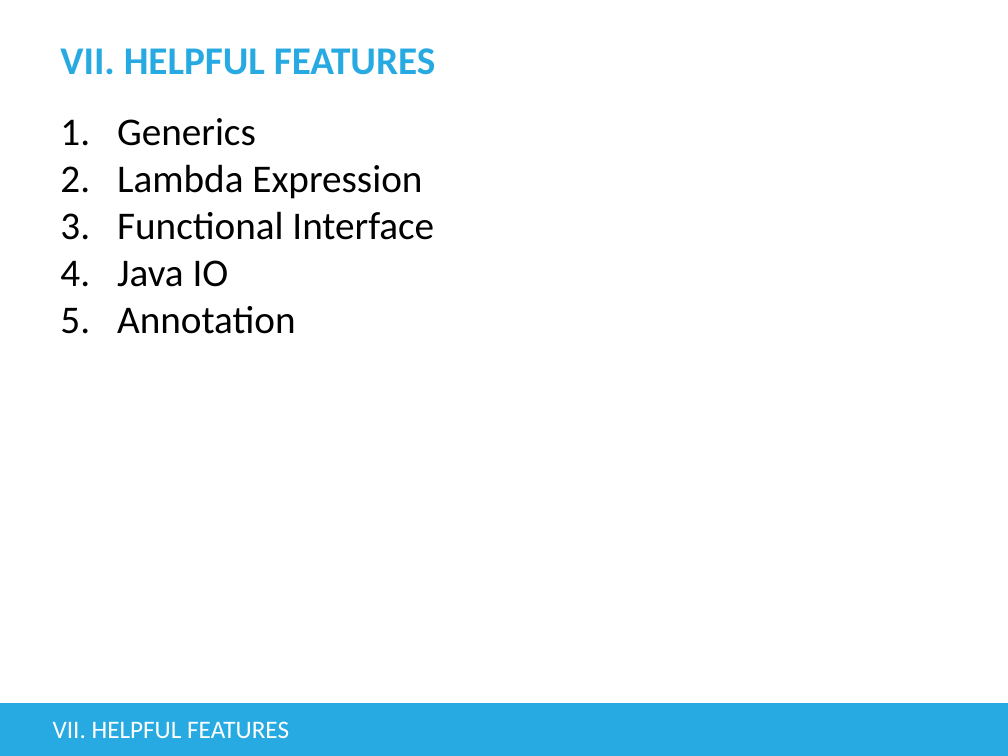
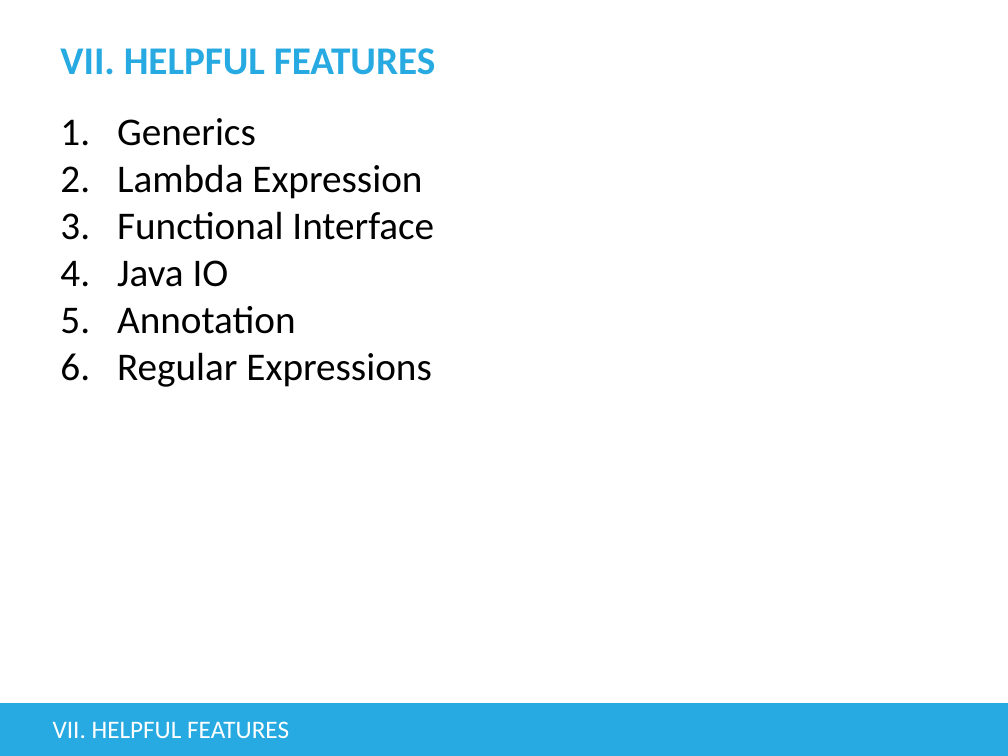
Before and after one commit to tienphat14/java-exercise, a slide deck: slide 72 of src/main/resources/Basic Java.pptx. Drawn at 1008x756 pixels with LibreOffice and Linux fonts; fonts in the diff are those of the drawing; background and template pictures are left out. Boxes give left, top, right and bottom in pixels: in the first picture for what was removed or moved away, otherwise in the second. Text is boxed around its words. In the diff, an @@ line names an element or a change of style, - is before the commit and + after.

```diff
--- a/src/main/resources/Basic Java.pptx
+++ b/src/main/resources/Basic Java.pptx
@@ text at (117,352,431,387): paragraph added @@
+6. Regular Expressions
```
Also in this commit, not shown: 9 other slides changed, 19 slides added, 24 other files.
